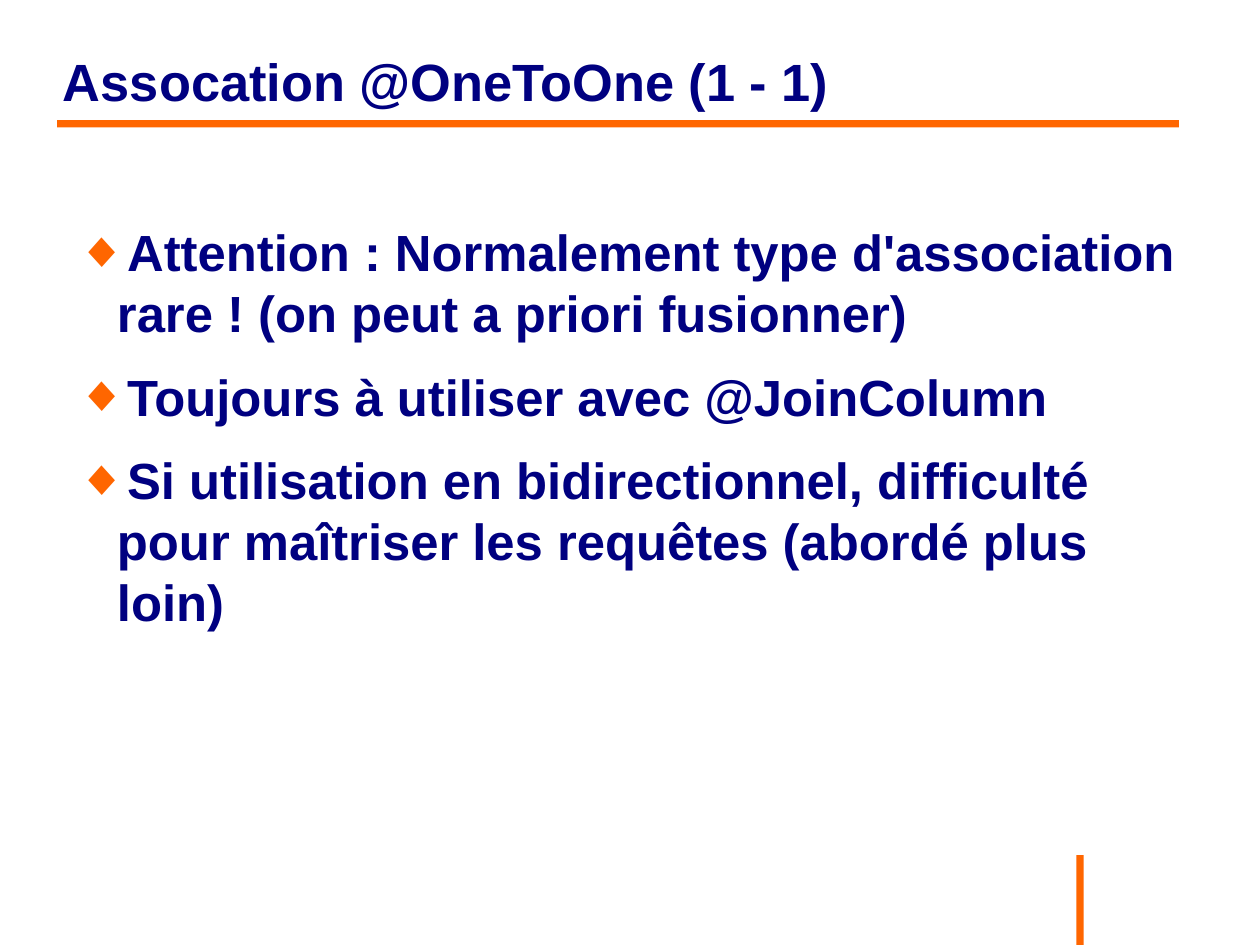
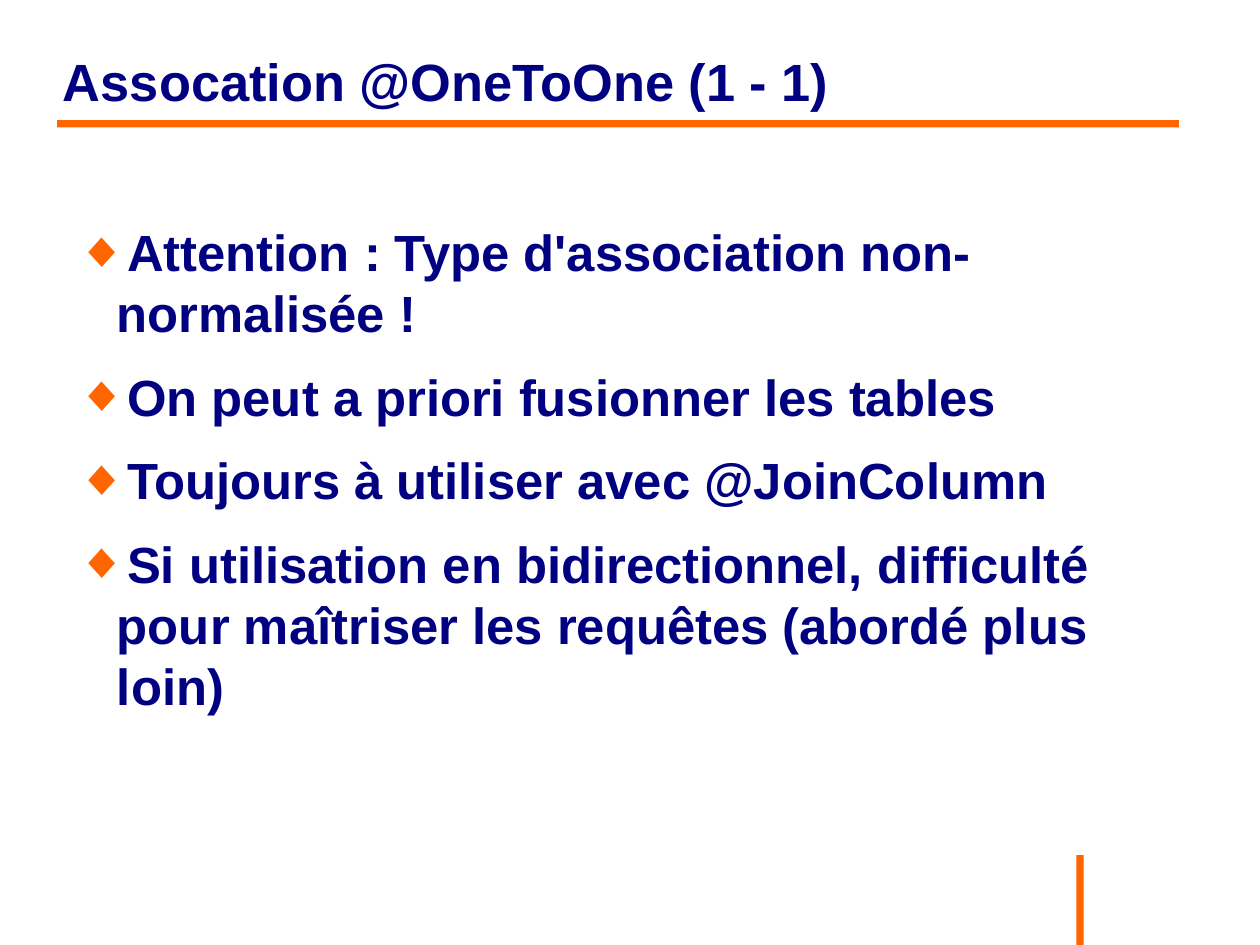
Before and after one commit to philphils/formation-hibernate-basique, a slide deck: slide 85 of Documentation/diapo_formation_hibernate.odp. Drawn at 1260x945 pixels with LibreOffice and Linux fonts; fonts in the diff are those of the drawing; background and template pictures are left out. Boxes give left, top, right and bottom in pixels: in the first picture for what was removed or moved away, otherwise in the second. Text is boxed around its words. In the diff, an @@ line names an element or a change of style, - is before the commit and + after.

```diff
--- a/Documentation/diapo_formation_hibernate.odp
+++ b/Documentation/diapo_formation_hibernate.odp
@@ text at bbox=[117, 234, 996, 426]: text changed @@
-◆ Attention : Normalement type d'association rare ! (on peut a priori fusionner)
+◆ Attention : Type d'association non-normalisée !
+◆ On peut a priori fusionner les tables
```
Also in this commit, not shown: 10 other slides changed.
